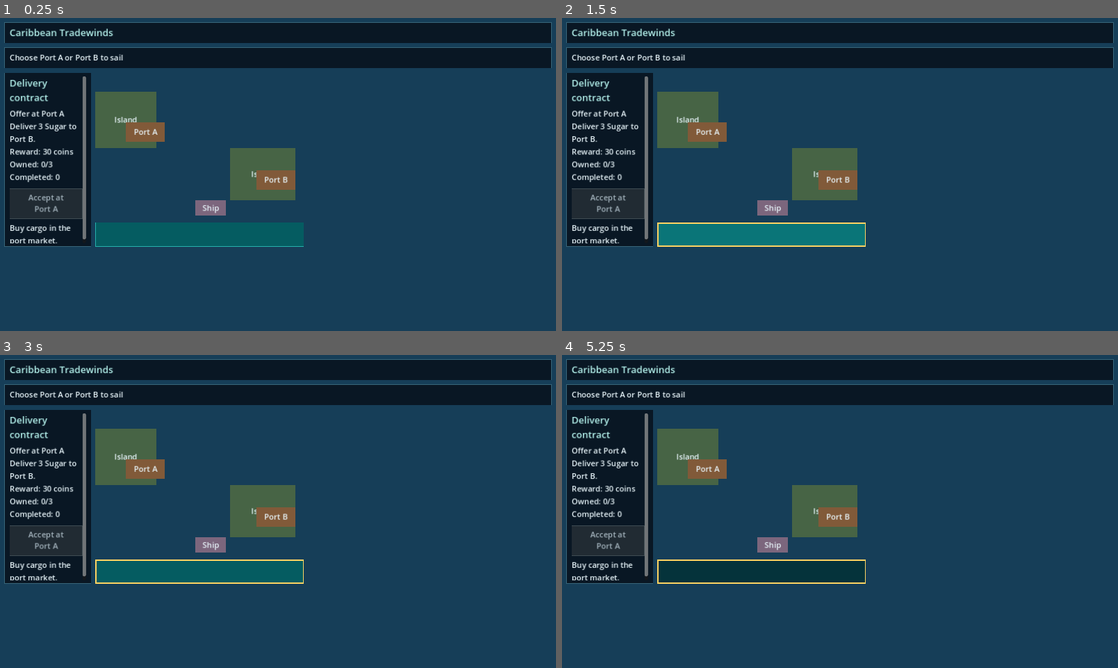
Above: before the commit, frames 1-4 (two rows, left to right).
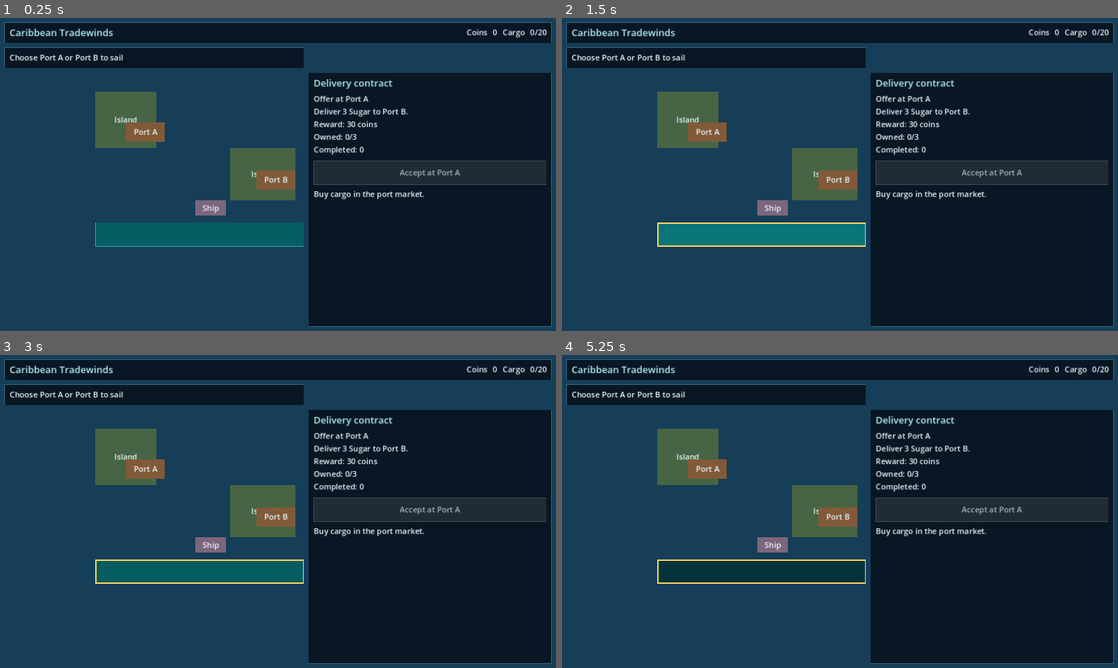
Above: after the commit, the same moments.

Repository: ernesto-tapia/tradewinds
Game: Godot game, scene res://main.tscn
Two runs of this game, one before a commit and one after it. Both use one fixed random seed, a clock stepped at 60 frames per second and the inputs below.
Inputs (mouse positions are in pixels of both pictures, inside the frame that each line leads up to):
- Up to frame 1 (0.25 s): no input
- Up to frame 2 (1.5 s): click (762, 233) at 0.5 s; click (762, 233) at 1.25 s
- Up to frame 3 (3 s): click (200, 570) at 2 s; tap Enter at 2.75, 2.85 s; move the mouse to (400, 495) at 2.77 s; click (400, 495) at 2.92 s
- Up to frame 4 (5.25 s): tap Space at 3.5, 5 s; move the mouse to (728, 527) at 3.52 s; tap Tab at 3.6, 5.1 s; click (728, 527) at 3.67 s; tap Enter at 4.25, 4.35 s; move the mouse to (895, 442) at 4.27 s; click (895, 442) at 4.42 s; move the mouse to (812, 574) at 5.02 s; click (812, 574) at 5.17 s

The runs differ from the first frame. In frame 1, 47% of the frame differs, in the area x 0-100%, y 3-99%; in frame 2, 47%; in frame 3, 47%; in frame 4, 47%.
Error before the commit: Invalid assignment of property or key 'accessibility_name' with value of type 'String' on a base object of type 'Button'. (res://main.gd:75)
Error after the commit: Invalid assignment of property or key 'accessibility_name' with value of type 'String' on a base object of type 'Button'. (res://main.gd:89)

Commit message:
Simplify menus with focused tabs and commodity selection

Diff:
--- a/game/contract_board.gd
+++ b/game/contract_board.gd
@@ -15,12 +15,13 @@
 func build_board() -> void:
     var main = get_parent()
     delivery = Delivery.new(main.game_state)
-    panel = UI.panel(main, "ContractPanel", Vector2(10, 126), Vector2(200, 400))
+    panel = UI.panel(main, "ContractPanel", Vector2(710, 126), Vector2(560, 584))
+    panel.visible = main.active_menu == "contracts"
     var content := UI.scroll_column(panel)
     UI.label(content, "Delivery contract", "Heading")
     details = UI.label(content, "Deliver 3 Sugar to Port B for 30 coins.")
-    accept_button = UI.button(content, "AcceptContract", "Accept at\nPort A", accept_contract, true)
-    complete_button = UI.button(content, "CompleteContract", "Deliver at\nPort B", complete_contract, true)
+    accept_button = UI.button(content, "AcceptContract", "Accept at Port A", accept_contract, true)
+    complete_button = UI.button(content, "CompleteContract", "Deliver at Port B", complete_contract, true)
     feedback = UI.label(content, "Buy cargo in the port market.")
     refresh_contract()
 
--- a/game/main.gd
+++ b/game/main.gd
@@ -23,6 +23,10 @@
 var cargo_values: Dictionary = {}
 var wallet_value: Label
 var capacity_value: Label
+var active_menu: String = "contracts"
+var selected_good: String = "sugar"
+var commodity_sections: Dictionary = {}
+var menu_buttons: Dictionary = {}
 
 func box(id: String, at: Vector2, dimensions: Vector2, tint: Color, text: String, parent: Node = self) -> ColorRect:
     var control := ColorRect.new()
@@ -49,7 +53,17 @@
 func _ready() -> void:
     box("Ocean", Vector2.ZERO, Vector2(1280, 720), Color("163e58"), "Ocean")
     var title := UI.panel(self, "Title", Vector2(10, 10), Vector2(1260, 48))
-    UI.label(title, "Caribbean Tradewinds", "Heading")
+    var header := UI.row(title)
+    UI.label(header, "Caribbean Tradewinds", "Heading")
+    UI.label(header, "Coins").size_flags_horizontal = Control.SIZE_SHRINK_END
+    wallet_value = UI.label(header, "0")
+    wallet_value.size_flags_horizontal = Control.SIZE_SHRINK_END
+    UI.label(header, "Cargo").size_flags_horizontal = Control.SIZE_SHRINK_END
+    capacity_value = UI.label(header, "0/20")
+    capacity_value.size_flags_horizontal = Control.SIZE_SHRINK_END
+    for item in header.get_children():
+        if item is Label:
+            item.autowrap_mode = TextServer.AUTOWRAP_OFF
     box("Island", Vector2(220, 170), Vector2(140, 130), Color("476445"), "Island")
     box("Island B", Vector2(530, 300), Vector2(150, 120), Color("476445"), "Island")
     for port_id in game_state.ports:
@@ -63,12 +77,12 @@
     ship.add_to_group("player_ship")
     ship.set_meta("selected", false)
     ship.gui_input.connect(_ship_input)
-    var destination := UI.panel(self, "Destination", Vector2(10, 68), Vector2(1260, 48))
+    var destination := UI.panel(self, "Destination", Vector2(10, 68), Vector2(690, 48))
     destination_feedback = UI.label(destination, "Choose Port A or Port B to sail")
     destination_feedback.add_to_group("destination_feedback")
     # Keep this permission query available at sea so keyboard and mouse users
     # receive the same rejection feedback. Transactions retain their own gates.
-    trade_button = UI.button(self, "Trade", "", request_trade, true)
+    trade_button = UI.button(self, "Trade", "", open_trade, true)
     trade_button.theme = UI.DEMO_THEME
     trade_button.position = Vector2(220, 470)
     trade_button.size = Vector2(480, 56)
@@ -77,13 +91,23 @@
     trade_feedback.set_anchors_and_offsets_preset(Control.PRESET_FULL_RECT)
     trade_feedback.horizontal_alignment = HORIZONTAL_ALIGNMENT_CENTER
     trade_feedback.vertical_alignment = VERTICAL_ALIGNMENT_CENTER
-    var cargo := UI.panel(self, "Economy", Vector2(10, 536), Vector2(690, 174))
-    var cargo_column := UI.column(cargo)
-    economy_feedback = UI.label(cargo_column, "Cargo and wallet", "Heading")
+    var navigation := HBoxContainer.new()
+    navigation.name = "MenuNavigation"
+    navigation.theme = UI.DEMO_THEME
+    navigation.position = Vector2(710, 68)
+    navigation.size = Vector2(560, 48)
+    add_child(navigation)
+    for menu in ["market", "contracts", "cargo"]:
+        var action := UI.button(navigation, "Open_" + menu, menu.capitalize(), show_menu.bind(menu))
+        action.custom_minimum_size.y = 48
+        action.toggle_mode = true
+        action.button_pressed = menu == active_menu
+        menu_buttons[menu] = action
+    var cargo := UI.panel(self, "Economy", Vector2(710, 126), Vector2(560, 584))
+    cargo.visible = false
+    var cargo_column := UI.scroll_column(cargo)
+    economy_feedback = UI.label(cargo_column, "Cargo manifest", "Heading")
     var cargo_row := UI.row(cargo_column)
-    var balances := UI.column(cargo_row)
-    wallet_value = UI.value_row(balances, "Coins")
-    capacity_value = UI.value_row(balances, "Hold used")
     var quantities := UI.column(cargo_row)
     for good_id in game_state.goods:
         cargo_values[good_id] = UI.value_row(quantities, game_state.goods[good_id].name)
@@ -96,10 +120,21 @@
     var column := UI.column(market_panel)
     UI.label(column, "Port market", "Heading")
     market_title = UI.label(column, "Dock to open market")
+    var selector := OptionButton.new()
+    selector.name = "CommoditySelector"
+    selector.custom_minimum_size.y = 48
+    selector.size_flags_horizontal = Control.SIZE_EXPAND_FILL
+    for good_id in game_state.goods:
+        selector.add_item(game_state.goods[good_id].name)
+        selector.set_item_metadata(selector.item_count - 1, good_id)
+    selector.item_selected.connect(func(index: int): select_commodity(str(selector.get_item_metadata(index))))
+    column.add_child(selector)
     var content := UI.scroll_column(column)
     for good_id in game_state.goods:
         var section := PanelContainer.new()
         section.name = "Row_" + good_id
+        section.visible = good_id == selected_good
+        commodity_sections[good_id] = section
         content.add_child(section)
         var rows := UI.column(section)
         UI.label(rows, game_state.goods[good_id].name, "Heading")
@@ -115,7 +150,22 @@
         sell_buttons[good_id] = UI.button(actions, "Sell_" + good_id, "Sell 1", _transaction.bind(good_id, false, false))
         sell_all_buttons[good_id] = UI.button(actions, "SellAll_" + good_id, "Sell all", _transaction.bind(good_id, false, true))
         actions.size_flags_horizontal = Control.SIZE_EXPAND_FILL
-    UI.label(column, "Prices update per unit; bulk totals shown. Bounds: 1 to twice base price.")
+    selector.tooltip_text = "Prices change after each unit traded. Bulk buttons show the total."
+
+func select_commodity(good_id: String) -> void:
+    selected_good = good_id
+    for key in commodity_sections:
+        commodity_sections[key].visible = key == good_id
+
+func show_menu(menu: String) -> void:
+    active_menu = menu
+    for key in menu_buttons:
+        menu_buttons[key].button_pressed = key == menu
+    get_node("Economy").visible = menu == "cargo"
+    var contracts := get_node_or_null("ContractPanel") as Control
+    if contracts != null:
+        contracts.visible = menu == "contracts"
+    market_panel.visible = menu == "market" and can_trade()
 
 func pressed(event: InputEvent) -> bool:
     return event is InputEventMouseButton and event.button_index == MOUSE_BUTTON_LEFT and event.pressed
@@ -180,7 +230,7 @@
     if game_state.voyage.active:
         destination_feedback.text = "Sailing to %s: %d%% | %.1f seconds remaining" % [game_state.voyage.destination_id, roundi(voyage_progress * 100.0), remaining_time]
     else:
-        destination_feedback.text = "Docked at %s: 100%% | 0 seconds remaining" % game_state.docked_port_id
+        destination_feedback.text = "Docked at %s · Select a port to sail" % game_state.docked_port_id
 
 func can_trade() -> bool:
     return game_state.can_trade()
@@ -189,6 +239,10 @@
     trade_feedback.text = "Trade permitted at " + game_state.docked_port_id if can_trade() else "Trade unavailable at sea"
     trade_feedback.theme_type_variation = "Label" if can_trade() else "Warning"
     return can_trade()
+
+func open_trade() -> void:
+    if request_trade():
+        show_menu("market")
 
 func buy(good_id: String, quantity: int) -> bool:
     var accepted: bool = game_state.buy(good_id, quantity)
@@ -223,7 +277,7 @@
     capacity_value.text = "%d/%d" % [game_state.cargo.total(), game_state.ship.capacity]
     for good_id in cargo_values:
         cargo_values[good_id].text = str(game_state.cargo.quantity(good_id))
-    market_panel.visible = can_trade()
+    market_panel.visible = can_trade() and active_menu == "market"
     for good_id in market_rows:
         var owned: int = game_state.cargo.quantity(good_id)
         var maximum: int = game_state.max_buy_quantity(good_id)
@@ -243,5 +297,5 @@
         buy_all_buttons[good_id].text = "Buy all (%d)\n%d coins" % [maximum, market.trade_total(good_id, maximum, true)]
         sell_all_buttons[good_id].text = "Sell all (%d)\n%d coins" % [owned, market.trade_total(good_id, owned, false)]
     if can_trade():
-        market_title.text = "%s | Wallet: %d coins" % [game_state.docked_port_id, game_state.wallet.coins]
+        market_title.text = game_state.docked_port_id
     request_trade()
--- a/game/ui/theme_check.gd
+++ b/game/ui/theme_check.gd
@@ -93,6 +93,17 @@
     tab = tab.duplicate()
     tab.pressed = false
     viewport.push_input(tab, true)
+    for menu in ["contracts", "cargo", "market"]:
+        game.menu_buttons[menu].grab_focus()
+        await activate(viewport, game.menu_buttons[menu])
+        require_condition(game.active_menu == menu, "navigation must open " + menu)
+        require_condition(game.market_panel.visible == (menu == "market"), "market must not compete with another panel")
+        require_condition(board.panel.visible == (menu == "contracts"), "contracts must not compete with another panel")
+        require_condition(game.get_node("Economy").visible == (menu == "cargo"), "cargo must not compete with another panel")
+    game.select_commodity("coffee")
+    for good_id in game.commodity_sections:
+        require_condition(game.commodity_sections[good_id].visible == (good_id == "coffee"), "only the selected commodity should be shown")
+    game.select_commodity("sugar")
     for resolution in [Vector2i(1280, 720), Vector2i(1920, 1080)]:
         viewport.size = resolution
         await get_tree().process_frame
@@ -100,9 +111,16 @@
         var bounds := Rect2(Vector2.ZERO, Vector2(resolution))
         for id in ["Title", "Destination", "Trade", "Economy", "Market", "ContractPanel"]:
             var panel: Control = game.get_node(id)
-            require_condition(bounds.encloses(panel.get_global_rect()), "%s must fit at %s" % [id, resolution])
+            require_condition(bounds.encloses(panel.get_global_rect()), "%s %s must fit at %s" % [id, panel.get_global_rect(), resolution])
         require_condition(game.trade_feedback.size.y >= game.trade_feedback.get_minimum_size().y, "Trade feedback must fit its button")
         require_condition(game.wallet_value.get_global_rect().end.x <= game.get_node("Economy").get_global_rect().end.x, "wallet values must fit the cargo panel")
+        for menu in ["contracts", "cargo", "market"]:
+            game.show_menu(menu)
+            await get_tree().process_frame
+            await get_tree().process_frame
+            var panel_id: String = {"contracts": "ContractPanel", "cargo": "Economy", "market": "Market"}[menu]
+            var detail: Control = game.get_node(panel_id)
+            require_condition(bounds.encloses(detail.get_global_rect()), menu + " content must fit when opened")
     host.queue_free()
     if not failed:
-        print("KAN-24 theme passed: shared panel resources;  …(75 unchanged characters)… isabled sale rejection; Tab navigation; panel bounds at 1280x720 and 1920x1080. Human visual approval remains pending.")
+        print("KAN-24 theme passed: shared panel resources;  …(75 unchanged characters)… isabled sale rejection; Tab navigation; exclusive Market/Contracts/Cargo tabs; selected commodity only; opened panel bounds at 1280x720 and 1920x1080. Human visual approval remains pending.")
